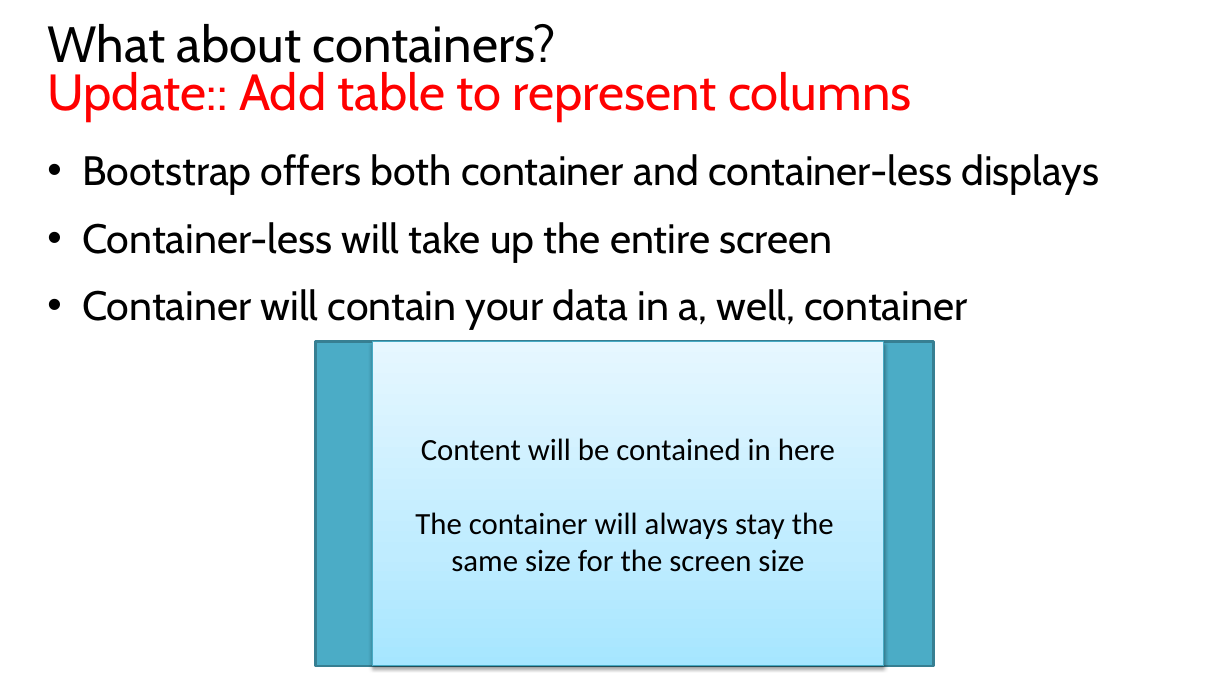
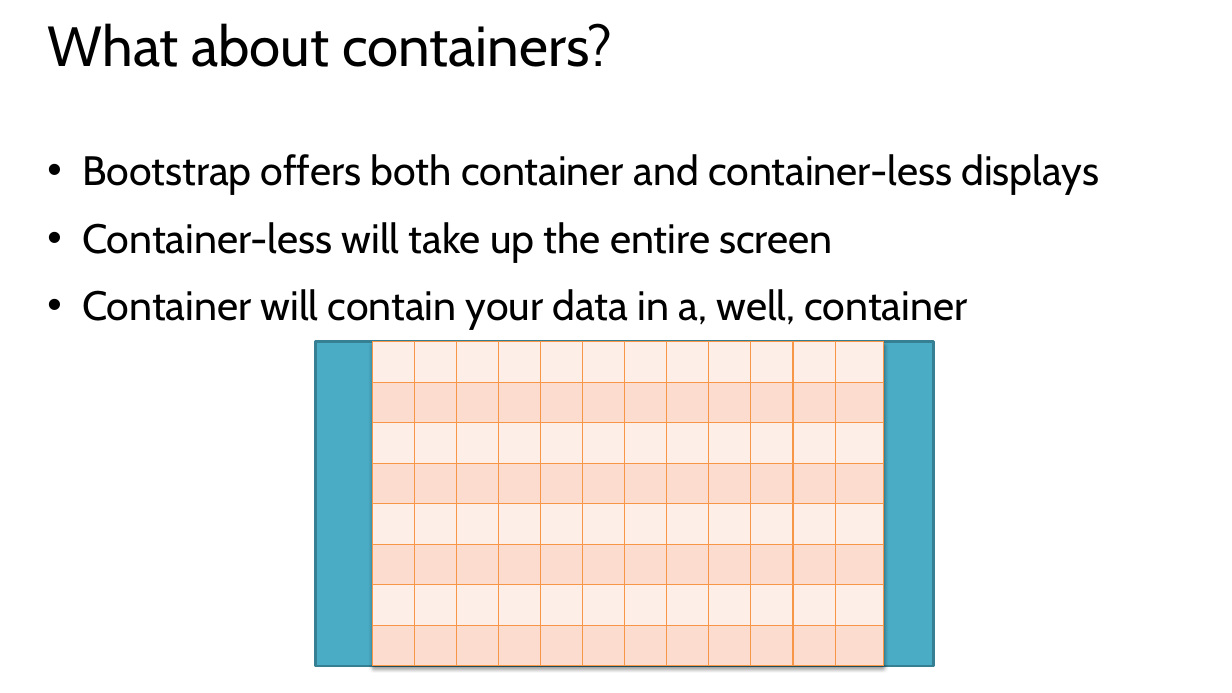
Before and after one commit to mkscala/AdvancedFlask, a slide deck: slide 15 of Slides/Module 6 - Introduction to Bootstrap.pptx. Drawn at 1232x693 pixels with LibreOffice and Linux fonts; fonts in the diff are those of the drawing. Boxes give left, top, right and bottom in pixels: in the first picture for what was removed or moved away, otherwise in the second. Text is boxed around its words. In the diff, an @@ line names an element or a change of style, - is before the commit and + after.

```diff
--- a/Slides/Module 6 - Introduction to Bootstrap.pptx
+++ b/Slides/Module 6 - Introduction to Bootstrap.pptx
@@ title at (x1=48, y1=23, x2=613, y2=67): text changed; size 39.6 to 44 pt; text colour #FF0000 to #000000 @@
-What about containers?
-Update:: Add table to represent columns
+What about containers?
@@ table added at (x1=372, y1=342, x2=888, y2=666), 8 rows, 12 columns @@
+ |  |  |  |  |  |  |  |  |  |  | 
+ |  |  |  |  |  |  |  |  |  |  | 
+ |  |  |  |  |  |  |  |  |  |  | 
+ |  |  |  |  |  |  |  |  |  |  | 
+ |  |  |  |  |  |  |  |  |  |  | 
+ |  |  |  |  |  |  |  |  |  |  | 
+ |  |  |  |  |  |  |  |  |  |  | 
+ |  |  |  |  |  |  |  |  |  |  | 
```
Also in this commit, not shown: 1 other slide changed, 6 slides added, 1 slide removed, 1 other file.
